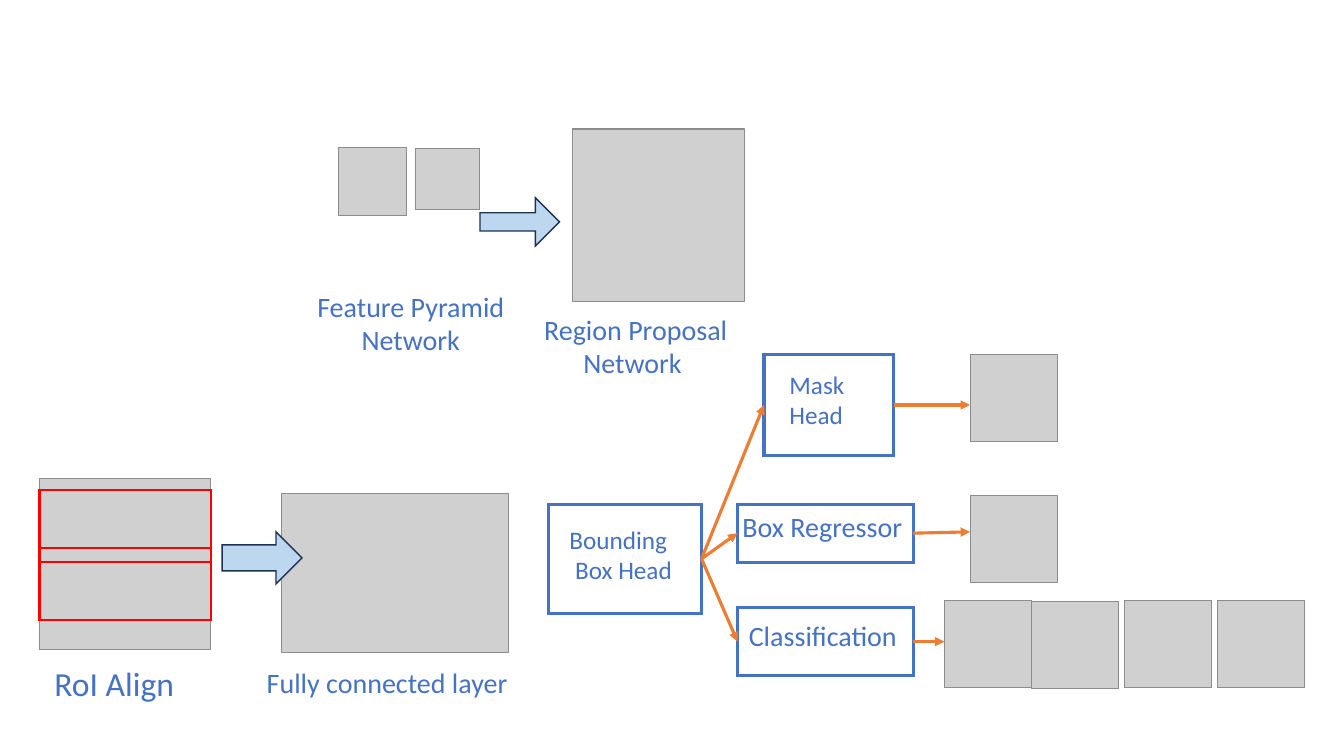
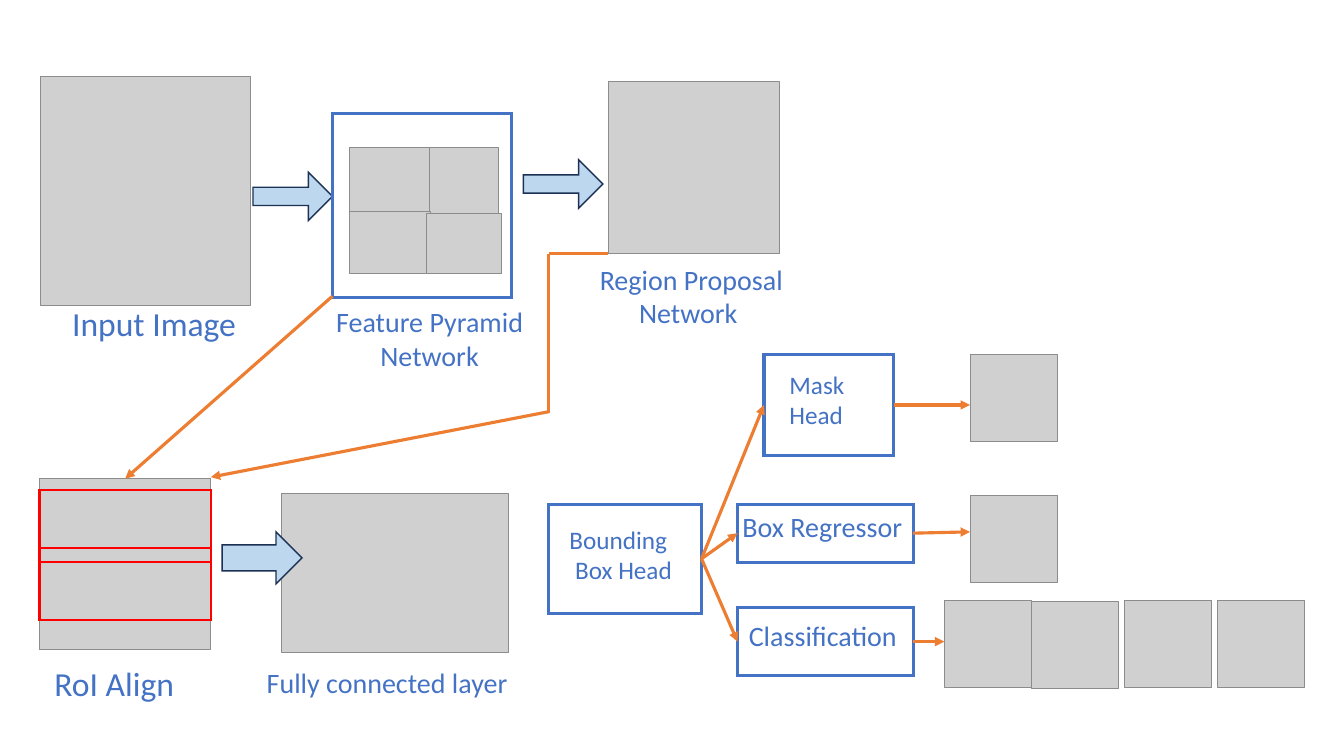
Before and after one commit to tdsmedium/Important-files-, a slide deck: slide 1 of maskrcnn.pptx. Drawn at 1344x756 pixels with LibreOffice and Linux fonts; fonts in the diff are those of the drawing; grey boxes stand for pictures. Boxes give left, top, right and bottom in pixels: in the first picture for what was removed or moved away, otherwise in the second. Text is boxed around its words. In the diff, an @@ line names an element or a change of style, - is before the commit and + after.

```diff
--- a/maskrcnn.pptx
+++ b/maskrcnn.pptx
@@ picture added at (40, 77, 251, 306) @@
@@ picture: place and size @@
-picture at (573, 129, 744, 301)
+picture at (608, 82, 779, 254)
@@ rectangle added at (333, 113, 512, 297), outline #4472C4 2.25 pt @@
@@ picture: place and size @@
-picture at (339, 147, 407, 216)
+picture at (350, 147, 430, 216)
@@ picture: place and size @@
-picture at (415, 148, 480, 210)
+picture at (430, 147, 498, 213)
@@ right arrow: place and size @@
-right arrow at (480, 198, 560, 246)
+right arrow at (253, 172, 333, 221)
@@ right arrow added at (523, 160, 603, 209), fill #BDD7EE, outline #1E3256 1 pt @@
@@ picture added at (349, 212, 430, 274) @@
@@ picture added at (426, 214, 502, 274) @@
@@ line added from (608, 254) to (548, 254), #ED7D31 2.25 pt @@
@@ line added from (548, 254) to (548, 413), #ED7D31 2.25 pt @@
@@ text "Region Proposal Network": place and size @@
-text "Region Proposal Network" at (544, 320, 727, 373)
+text "Region Proposal Network" at (600, 270, 783, 323)
@@ arrow added from (333, 296) to (125, 479), #ED7D31 2.25 pt @@
@@ text added at (72, 314, 236, 342), 24 pt, text #4472C4 @@
+Input Image
@@ text "Feature Pyramid Network": place and size @@
-text "Feature Pyramid Network" at (317, 297, 504, 350)
+text "Feature Pyramid Network" at (336, 312, 523, 366)
@@ arrow added from (548, 411) to (211, 477), #ED7D31 2.25 pt @@
```
